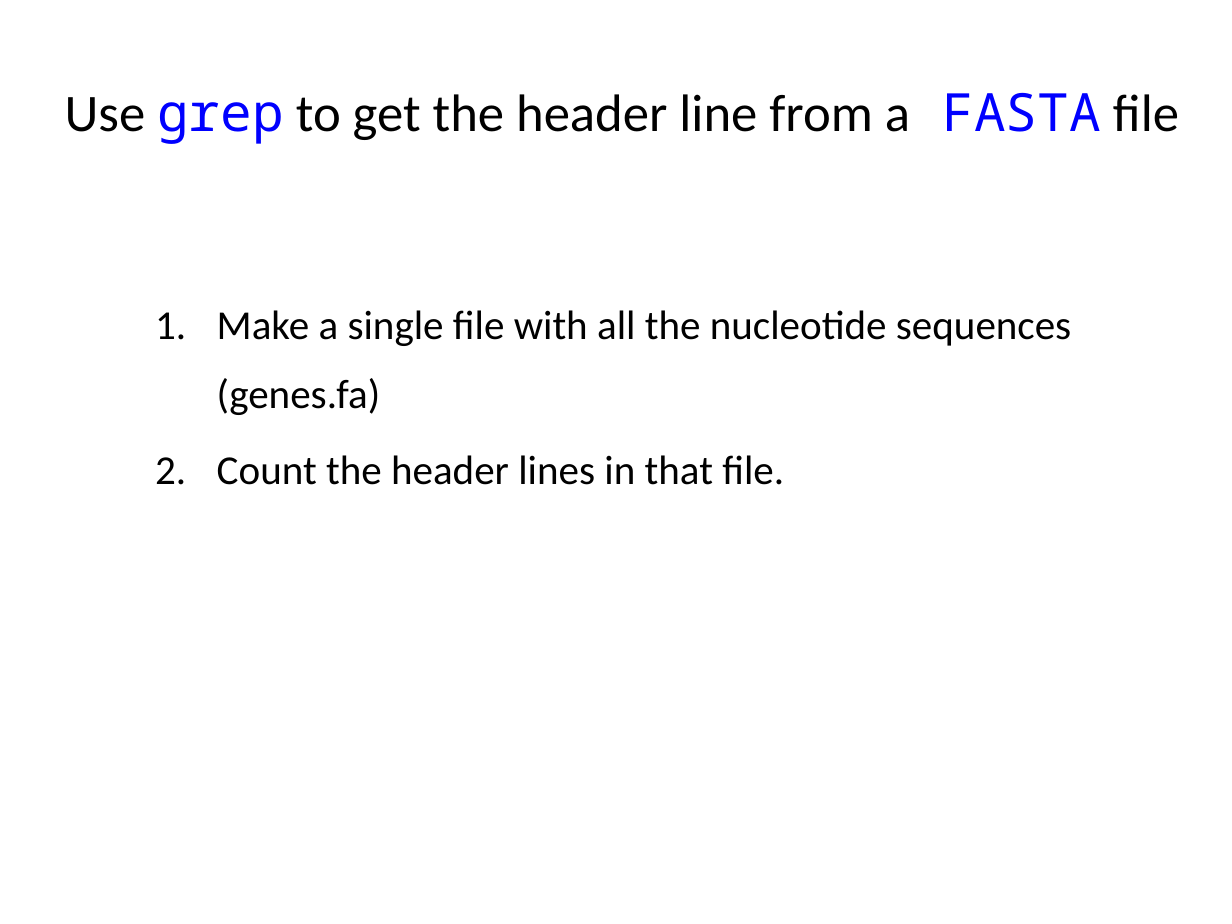
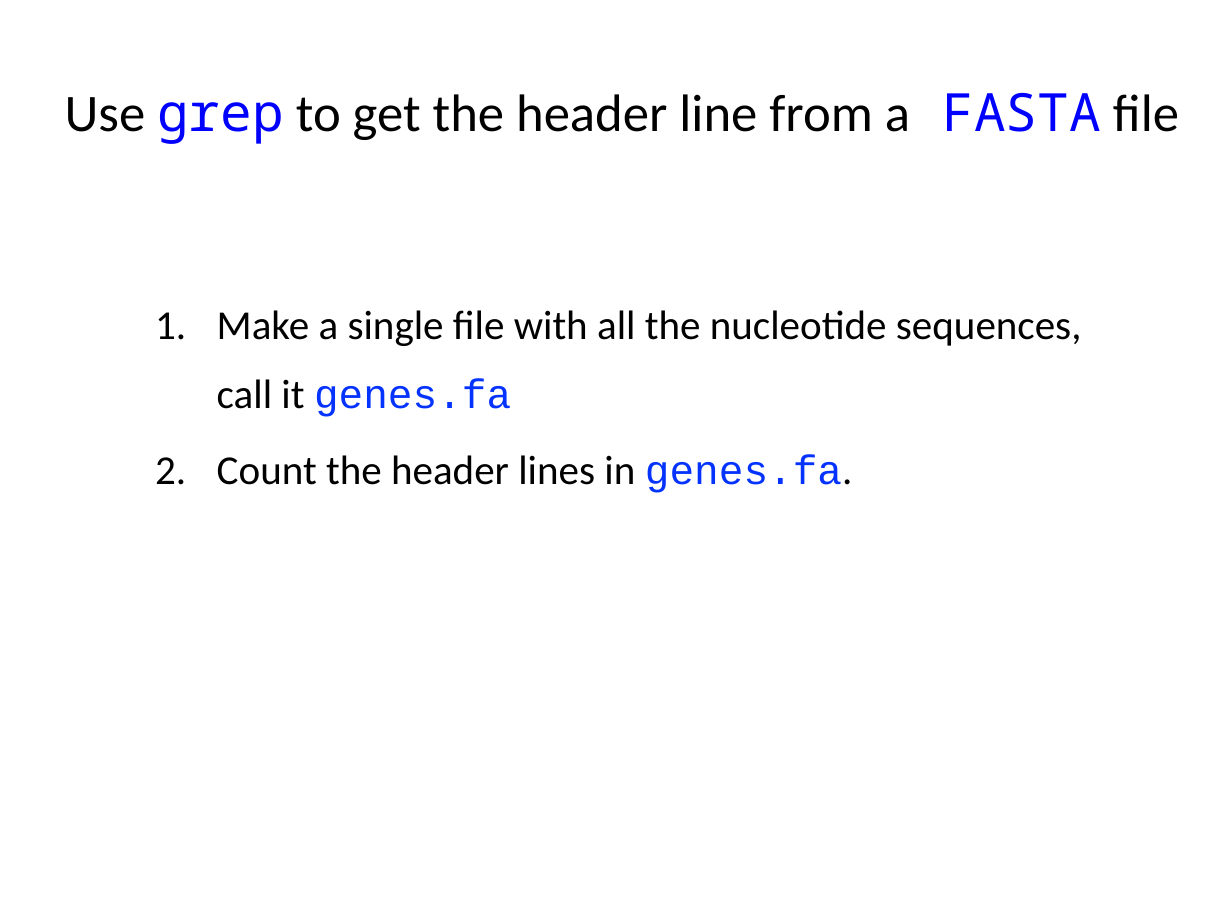
Before and after one commit to andrewalverson/BIOL51573-2026S, a slide deck: slide 15 of lectures/02_unix.pptx. Drawn at 1232x924 pixels with LibreOffice and Linux fonts; fonts in the diff are those of the drawing. Boxes give left, top, right and bottom in pixels: in the first picture for what was removed or moved away, otherwise in the second. Text is boxed around its words. In the diff, an @@ line names an element or a change of style, - is before the commit and + after.

Commit message:
lectures 2 & 3

```diff
--- a/lectures/02_unix.pptx
+++ b/lectures/02_unix.pptx
@@ text at [217,310,1082,493]: text changed @@
-  1. Make a single file with all the nucleotide sequences (genes.fa)
-  2. Count the header lines in that file.
+  1. Make a single file with all the nucleotide sequences, call it genes.fa
+  2. Count the header lines in genes.fa.
```
Also in this commit, not shown: 3 other slides changed, 1 other file.
